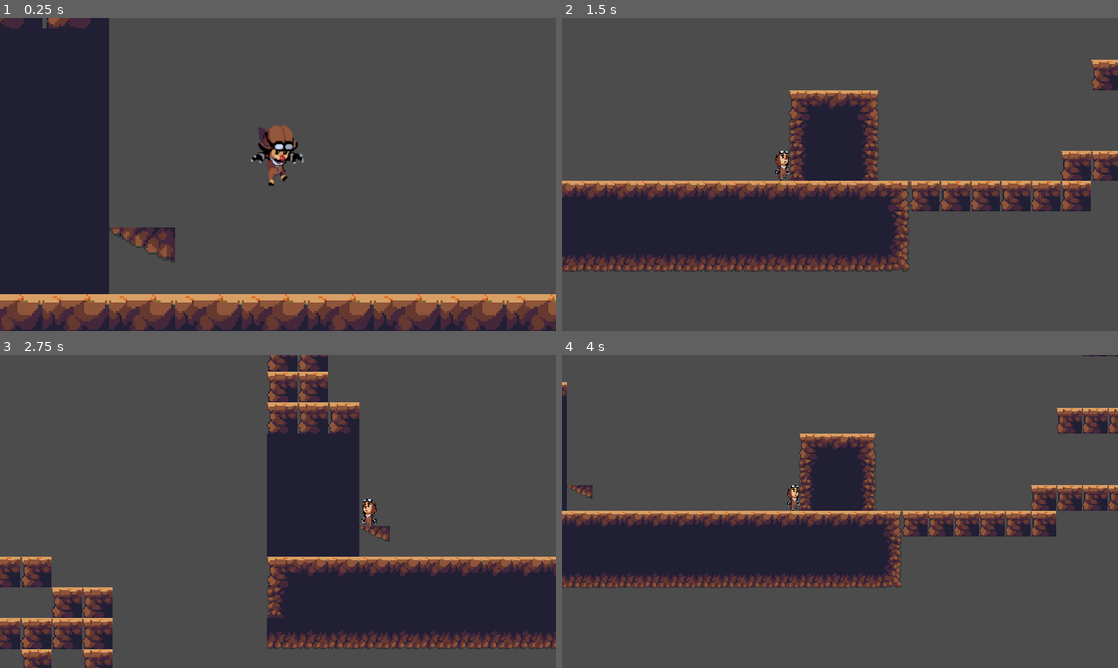
Above: before the commit, frames 1-4 (two rows, left to right).
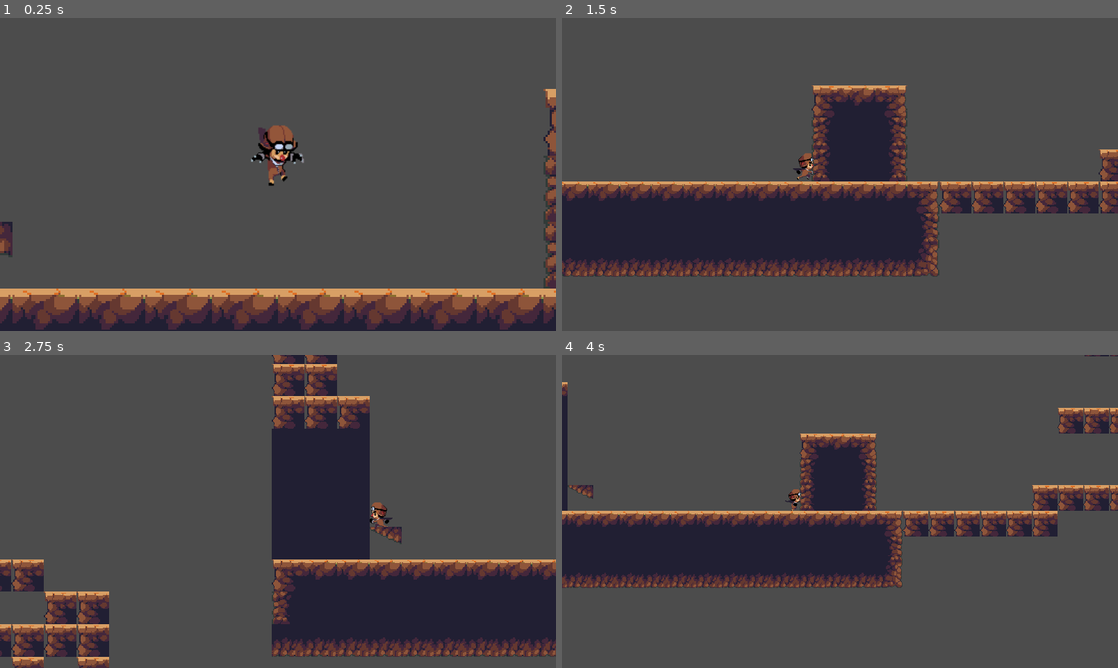
Above: after the commit, the same moments.

Repository: YoavHortman/GodotPlatformer
Game: Godot game, scene res://World.tscn
Two runs of this game, one before a commit and one after it. Both use one fixed random seed, a clock stepped at 60 frames per second and the inputs below.
Inputs:
- Up to frame 1 (0.25 s): no input
- Up to frame 2 (1.5 s): hold Right (ui_right) from 0.53 s (still down)
- Up to frame 3 (2.75 s): release Right (ui_right) at 2.03 s; hold Left (ui_left) from 2.03 s (still down)
- Up to frame 4 (4 s): release Left (ui_left) at 2.78 s; hold Right (ui_right) from 2.78 s (still down)

The runs differ from the first frame. In frame 1, 28% of the frame differs, in the area x 0-100%, y 0-100%; in frame 2, 16%; in frame 3, 15%; in frame 4, 4.5%.

Commit message:
Fixed tilemap position, found which tile is currnetly being collided with!

Diff:
--- a/GroundDetector.gd
+++ b/GroundDetector.gd
@@ -8,12 +8,12 @@
 	var threshold = get_parent().MAX_FALL_SPEED;
 	var time_since_roll = get_parent().time_since_roll_click;
 	var safe_landing = get_parent().SAFE_LANDING_AFTER_ROLL_TIME_WINDOW;
-	if is_colliding() && motion.y > threshold / 2 && time_since_roll > safe_landing:
-		Engine.time_scale = 0.3
+	#if is_colliding() && motion.y > threshold / 2 && time_since_roll > safe_landing:
+	#	Engine.time_scale = 0.3
 		 #max(MIN_TIME_SCALE, (1 - motion.y / MAX_TIME_SCALE_VELOCITY));
-	else:
-		Engine.time_scale = lerp(Engine.time_scale, 1, 0.2);
-
+	#else:
+	#	Engine.time_scale = lerp(Engine.time_scale, 1, 0.2);
+	print(get_collision_point());
 	if motion.y > threshold / 2:
 		var shake_precentage = motion.y / 900;
 		get_parent().get_node("Camera2D").shake(delta, 30 * shake_precentage, 5 * shake_precentage);
--- a/KinematicBody2D.gd
+++ b/KinematicBody2D.gd
@@ -30,6 +30,7 @@
 var motion = Vector2();
 var lastFrameFallSpeed = 0;
 var shake_precentage = 1;
+var current_friction = 0.08;
 func _physics_process(delta):
 	var right = Input.is_action_pressed("ui_right");
 	var left =  Input.is_action_pressed("ui_left");
@@ -77,7 +78,7 @@
 				$Particles2D.set_emitting(true);
 
 		if isIdle:
-			motion.x = lerp(motion.x, 0, 0.08);
+			motion.x = lerp(motion.x, 0, current_friction);
 	else:
 		air_time += delta;
 		if motion.y < 0:
@@ -126,12 +127,6 @@
 	$Camera2D.offset_for_motion(motion);
 
 	lastFrameFallSpeed = motion.y;
-	# TODO trying and failing to get current tile
-	#var tilemap = get_parent().get_node("NormalTile")
-	#var map_pos = tilemap.world_to_map(get_global_position())
-	#var id = tilemap.get_cellv(map_pos)
-	#if id > -1:
-	#	print(tilemap.get_tileset().tile_get_name(id));
 
 	motion = move_and_slide(motion, UP);
 	time_since_dash += delta;
@@ -170,6 +165,18 @@
 			time_since_jump = 0;
 			motion.y = INITIAL_JUMP_FORCE;
 
+	var _tilemap : TileMap = get_parent().get_node("NormalTile");
+	for i in get_slide_count():
+		var collision = get_slide_collision(i)
+		var cell_pos = _tilemap.world_to_map(collision.get_position())
+		var tile_id = _tilemap.get_cellv(cell_pos)
+		var tile_name = _tilemap.tile_set.tile_get_name(tile_id)
+		print(tile_name);
+		if tile_name == "0":
+			print("hello");
+		else:
+			current_friction = 0.08;
+
 	if jump_pressed && time_since_jump >= 0.1 && time_since_jump <= 0.3 && motion.y < 0:
 		motion.y -= GRAVITY;
 
--- a/World.tscn
+++ b/World.tscn
@@ -1,18 +1,18 @@
 [gd_scene load_steps=20 format=2]
 
 [ext_resource path="res://KinematicBody2D.gd" type="Script" id=1]
-[ext_resource path="res://Sprites/Player/Dash0.png" type="Texture" id=2]
-[ext_resource path="res://Sprites/Player/Run0.png" type="Texture" id=3]
-[ext_resource path="res://Sprites/Player/Run1.png" type="Texture" id=4]
-[ext_resource path="res://Sprites/Player/Run2.png" type="Texture" id=5]
-[ext_resource path="res://Sprites/Player/Run3.png" type="Texture" id=6]
-[ext_resource path="res://Sprites/Player/Run4.png" type="Texture" id=7]
-[ext_resource path="res://Sprites/Player/Run7.png" type="Texture" id=8]
-[ext_resource path="res://Sprites/Player/Jump1.png" type="Texture" id=9]
-[ext_resource path="res://Sprites/Player/Jump3.png" type="Texture" id=10]
-[ext_resource path="res://Sprites/Player/Jump4.png" type="Texture" id=11]
-[ext_resource path="res://Sprites/Player/Jump0.png" type="Texture" id=12]
-[ext_resource path="res://Sprites/Player/Idle0.png" type="Texture" id=13]
+[ext_resource path="res://Sprites/Player/Jump0.png" type="Texture" id=2]
+[ext_resource path="res://Sprites/Player/Idle0.png" type="Texture" id=3]
+[ext_resource path="res://Sprites/Player/Dash0.png" type="Texture" id=4]
+[ext_resource path="res://Sprites/Player/Run0.png" type="Texture" id=5]
+[ext_resource path="res://Sprites/Player/Run1.png" type="Texture" id=6]
+[ext_resource path="res://Sprites/Player/Run2.png" type="Texture" id=7]
+[ext_resource path="res://Sprites/Player/Run3.png" type="Texture" id=8]
+[ext_resource path="res://Sprites/Player/Run4.png" type="Texture" id=9]
+[ext_resource path="res://Sprites/Player/Run7.png" type="Texture" id=10]
+[ext_resource path="res://Sprites/Player/Jump1.png" type="Texture" id=11]
+[ext_resource path="res://Sprites/Player/Jump3.png" type="Texture" id=12]
+[ext_resource path="res://Sprites/Player/Jump4.png" type="Texture" id=13]
 [ext_resource path="res://Camera2D.gd" type="Script" id=14]
 [ext_resource path="res://GroundDetector.gd" type="Script" id=15]
 [ext_resource path="res://JungleDirtTileSet.tres" type="TileSet" id=16]
@@ -21,30 +21,29 @@
 animations = [ {
 "frames": [ ExtResource( 2 ) ],
 "loop": true,
+"name": "Jump",
+"speed": 5.0
+}, {
+"frames": [ ExtResource( 3 ) ],
+"loop": true,
+"name": "Idle",
+"speed": 5.0
+}, {
+"frames": [ ExtResource( 4 ) ],
+"loop": true,
 "name": "Dash",
 "speed": 5.0
 }, {
-"frames": [ ExtResource( 3 ), ExtResource( 4 ), ExtResource( 5 ), ExtResource( 6 ), ExtResource( 7 ), ExtResource( 8 ) ],
+"frames": [ ExtResource( 5 ), ExtResource( 6 ), ExtResource( 7 ), ExtResource( 8 ), ExtResource( 9 ), ExtResource( 10 ) ],
 "loop": true,
 "name": "Run",
 "speed": 10.0
 }, {
-"frames": [ ExtResource( 9 ), ExtResource( 10 ), ExtResource( 11 ) ],
+"frames": [ ExtResource( 11 ), ExtResource( 12 ), ExtResource( 13 ) ],
 "loop": false,
 "name": "Fall",
 "speed": 10.0
-}, {
-"frames": [ ExtResource( 12 ) ],
-"loop": true,
-"name": "Run",
-"speed": 10.0
-}, {
-
-"frames": [ ExtResource( 13 ) ],
-"loop": true,
-"name": "Dash",
-"speed": 5.0
-}, {} ]
+} ]
 
 [sub_resource type="RectangleShape2D" id=2]
 extents = Vector2( 13, 28 )
@@ -61,13 +60,13 @@
 [node name="World" type="Node2D"]
 
 [node name="Player" type="KinematicBody2D" parent="."]
-position = Vector2( 241.586, 127.245 )
+position = Vector2( 0, -94 )
 script = ExtResource( 1 )
 
 [node name="Sprite" type="AnimatedSprite" parent="Player"]
 scale = Vector2( 0.5, 0.5 )
 frames = SubResource( 1 )
-animation = "Idle"
+animation = "Jump"
 
 [node name="Body" type="CollisionShape2D" parent="Player"]
 position = Vector2( 0, 2 )
@@ -118,12 +117,12 @@
 
 [node name="RayCastDown" type="RayCast2D" parent="Player"]
 position = Vector2( 0, 16 )
+scale = Vector2( 4.35, 1 )
 enabled = true
 cast_to = Vector2( 0, 10 )
 script = ExtResource( 15 )
 
 [node name="NormalTile" type="TileMap" parent="."]
-position = Vector2( 320, 224 )
 tile_set = ExtResource( 16 )
 cell_size = Vector2( 32, 32 )
 format = 1
